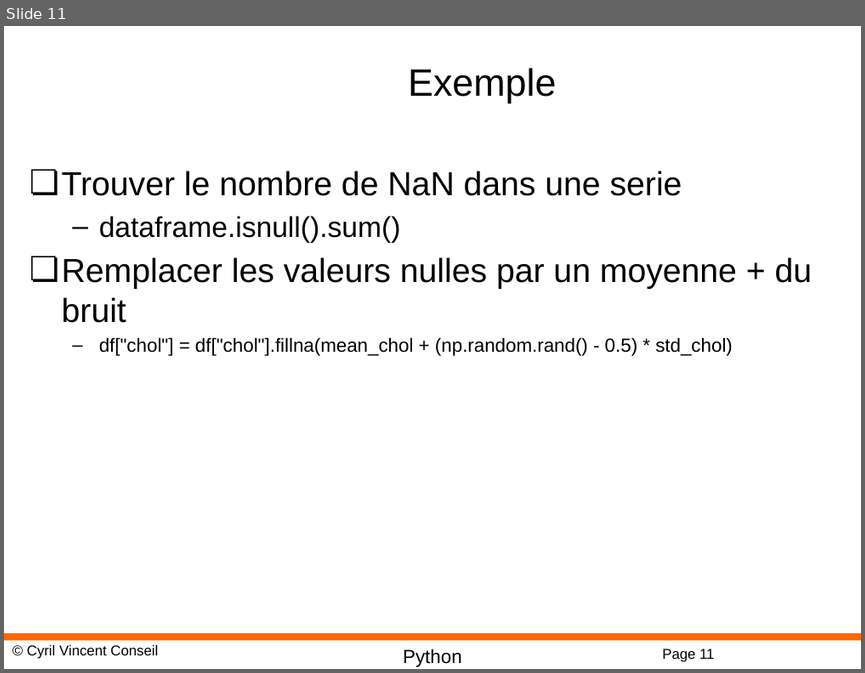
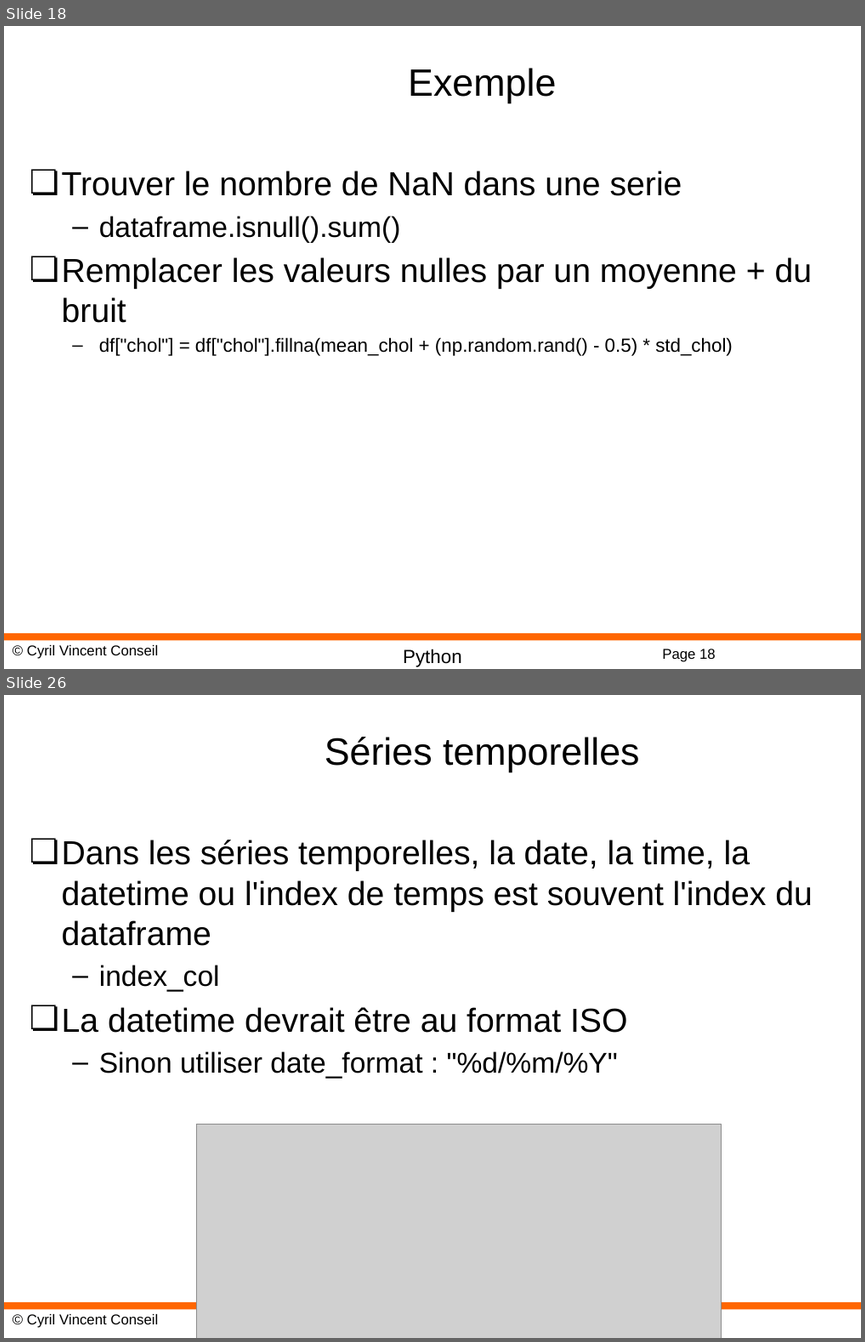
Before and after one commit to cyrilvincent/math, a slide deck: ppt/PythonMath11-Pandas.pptx. Shown one above the other, each under a label of ours: slide 11 before the commit, slides 18 and 26 after it; the slides between them are not shown. The pictures are 865x673 and 865x1342 pixels, drawn with LibreOffice and Linux fonts; fonts in the diff are those of the drawing; grey boxes stand for pictures; background and template pictures are left out. Boxes give left, top, right and bottom in pixels: in the first picture for what was removed or moved away, otherwise in the second. Text is boxed around its words. In the diff, an @@ line names an element or a change of style, - is before the commit and + after.

```diff
--- a/ppt/PythonMath11-Pandas.pptx
+++ b/ppt/PythonMath11-Pandas.pptx
@@ slide 26 added at <box>4,695,861,1338</box>, background #FFFFFF; not listed: 3 template elements that a slide beside it also shows @@
@@ title added at <box>324,737,640,772</box>, 32 pt, text #000000 @@
+Séries temporelles
@@ text added at <box>62,839,812,1078</box>, 28 pt, text #000000 @@
+❏ Dans les séries temporelles, la date, la time, la datetime ou l'index de temps est souvent l'index du dataframe
+  – index_col
+❏ La datetime devrait être au format ISO
+  – Sinon utiliser date_format : "%d/%m/%Y"
@@ picture added at <box>196,1124,721,1338</box> @@
@@ what was slide 11 is now slide 18 @@
@@ page number at <box>662,648,715,662</box>: text changed @@
-Page 11
+Page 18
```
Also in this commit, not shown: 17 other slides added, 2 slides removed, 26 other files.
